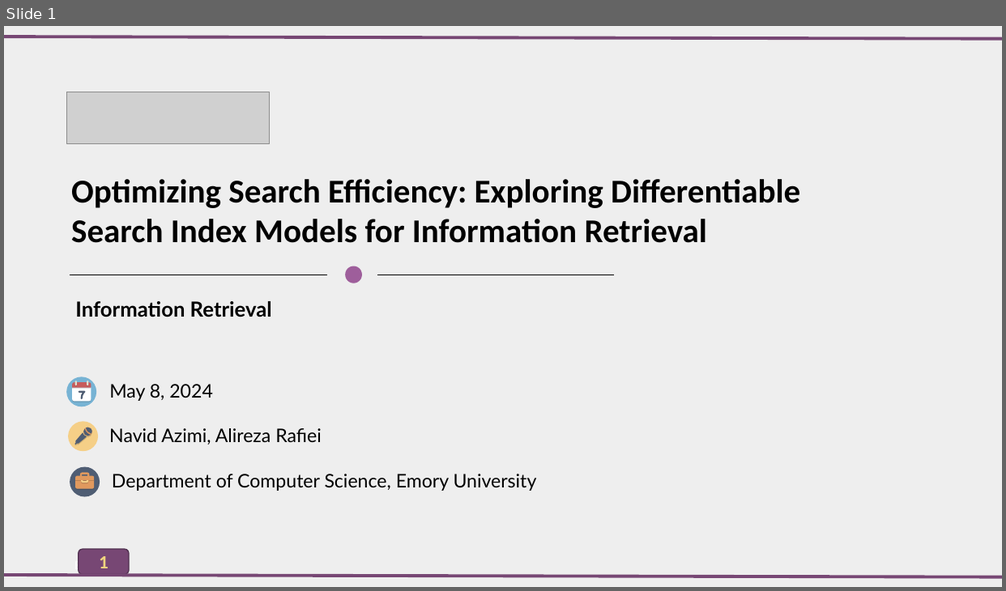
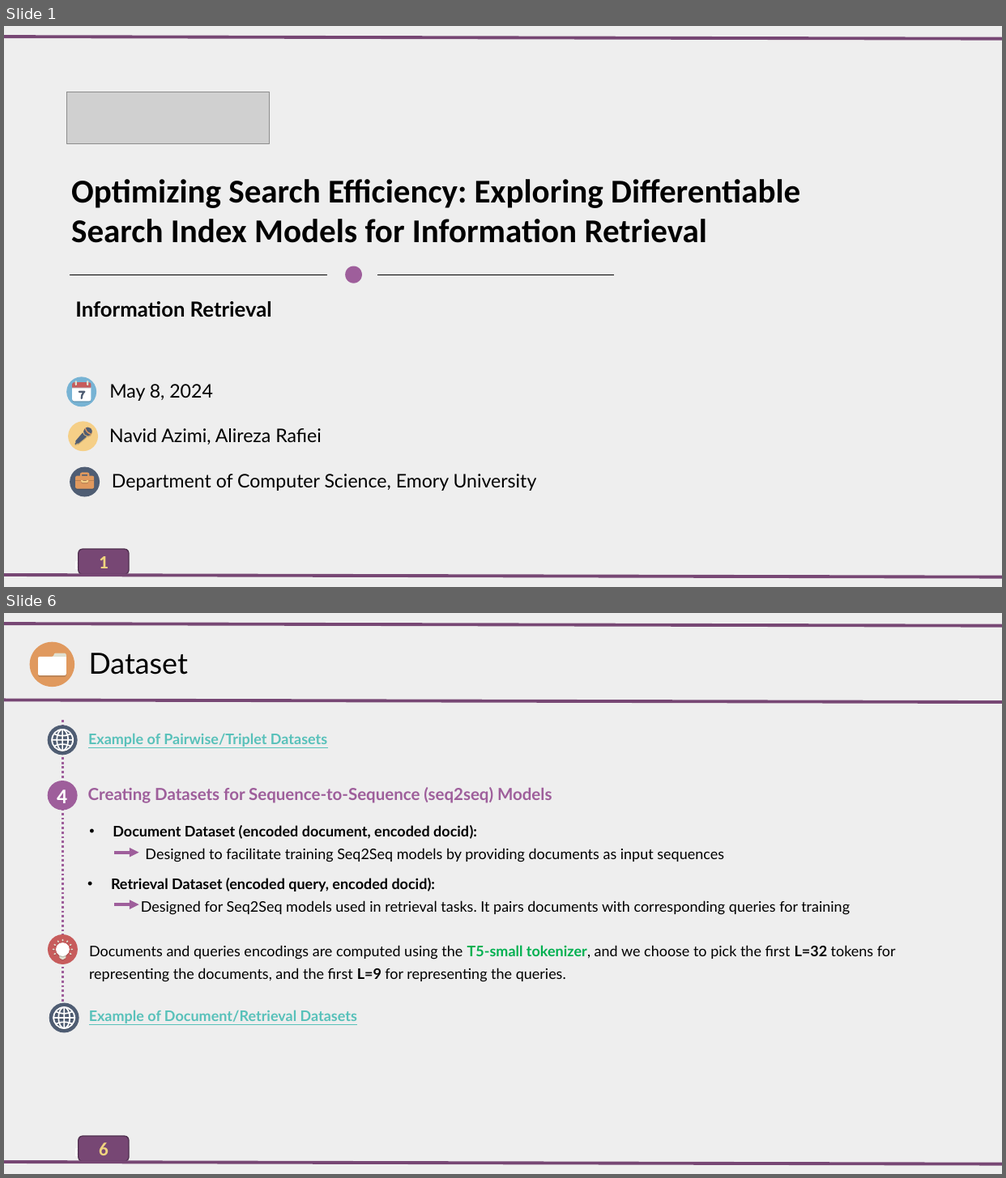
Before and after one commit to AlirezaAccelerates/IR_DSI_project, a slide deck: D/[P] Information Retrieval Project.pptx. Shown one above the other, each under a label of ours: slide 1 before the commit, slides 1 and 6 after it; the slides between them are not shown. The pictures are 1006x591 and 1006x1178 pixels, drawn with LibreOffice and Linux fonts; fonts in the diff are those of the drawing; grey boxes stand for pictures. Boxes give left, top, right and bottom in pixels: in the first picture for what was removed or moved away, otherwise in the second. Text is boxed around its words. In the diff, an @@ line names an element or a change of style, - is before the commit and + after.

```diff
--- a/D/[P] Information Retrieval Project.pptx
+++ b/D/[P] Information Retrieval Project.pptx
@@ slide 6 added at (4,613,1002,1174), background #EEEEEE; not listed: 1 template element that a slide beside it also shows @@
@@ line added from (4, 624) to (1002, 626), #764674 3 pt @@
@@ group added at (29,642,74,687): 3 freeform shapes, 1 ellipse @@
@@ text added at (89,653,188,675), 28 pt, text #000000 @@
+Dataset
@@ line added from (4, 700) to (1002, 702), #764674 3 pt @@
@@ line added from (62, 1012) to (62, 719), #9E5E9B 2.25 pt dashed @@
@@ text added at (88,733,327,747), 14 pt, text #58C1BA, bold, underline @@
+Example of Pairwise/Triplet Datasets
@@ group added at (48,726,78,756): 5 freeform shapes, 2 rectangles, 1 ellipse @@
@@ ellipse added at (48,781,78,811), fill #9E5E9B @@
@@ text added at (57,790,67,803), 20 pt, text #FFFFFF, bold @@
+4
@@ text added at (88,787,552,803), 16 pt, text #9E5E9B, bold @@
+Creating Datasets for Sequence-to-Sequence (seq2seq) Models
@@ text added at (113,825,724,862), 14 pt, text #000000 @@
+• Document Dataset (encoded document, encoded docid):
+Designed to facilitate training Seq2Seq models by providing documents as input sequences
@@ arrow added from (114, 853) to (138, 853), #9E5E9B 3 pt @@
@@ text added at (111,878,850,915), 14 pt, text #000000 @@
+• Retrieval Dataset (encoded query, encoded docid):
+Designed for Seq2Seq models used in retrieval tasks. It pairs documents with corresponding queries for training
@@ arrow added from (114, 905) to (138, 905), #9E5E9B 3 pt @@
@@ group added at (48,935,78,965): 22 freeform shapes, 2 ellipses @@
@@ text added at (89,945,896,982), 14 pt, text #000000 @@
+Documents and queries encodings are computed using the T5-small tokenizer, and we choose to pick the first L=32 tokens for representing the documents, and the first L=9 for representing the queries.
@@ group added at (49,1003,79,1033): 5 freeform shapes, 2 rectangles, 1 ellipse @@
@@ text added at (89,1010,357,1024), 14 pt, text #58C1BA, bold, underline @@
+Example of Document/Retrieval Datasets
@@ rounded rectangle added at (78,1136,128,1161), fill #764674, outline #4F2F4E 1 pt, 18 pt, text #F0D47F, bold @@
+6
@@ line added from (4, 1162) to (1002, 1165), #764674 3 pt @@
```
Also in this commit, not shown: 16 other slides added, 1 slide removed, 1 other file.
